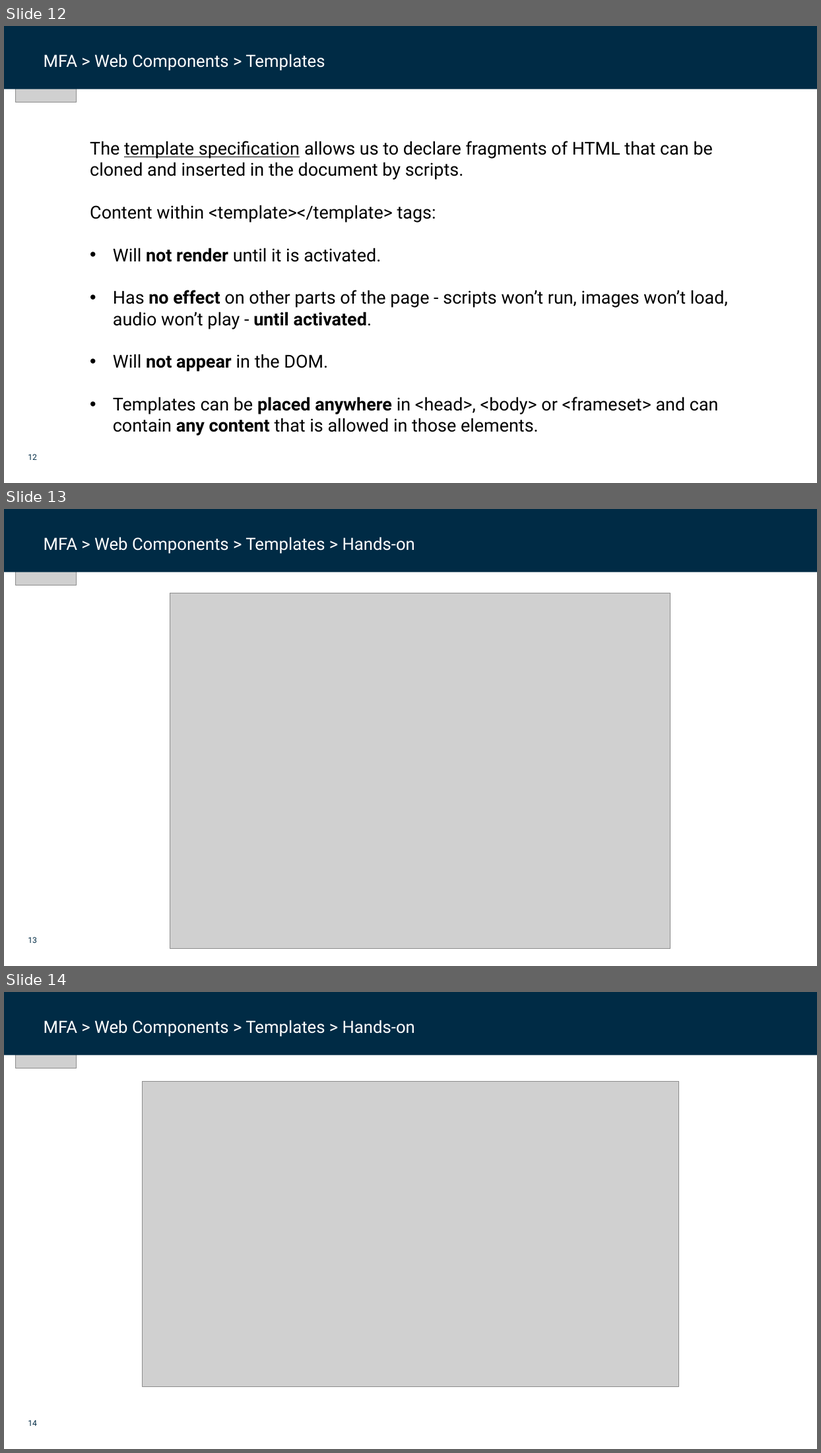
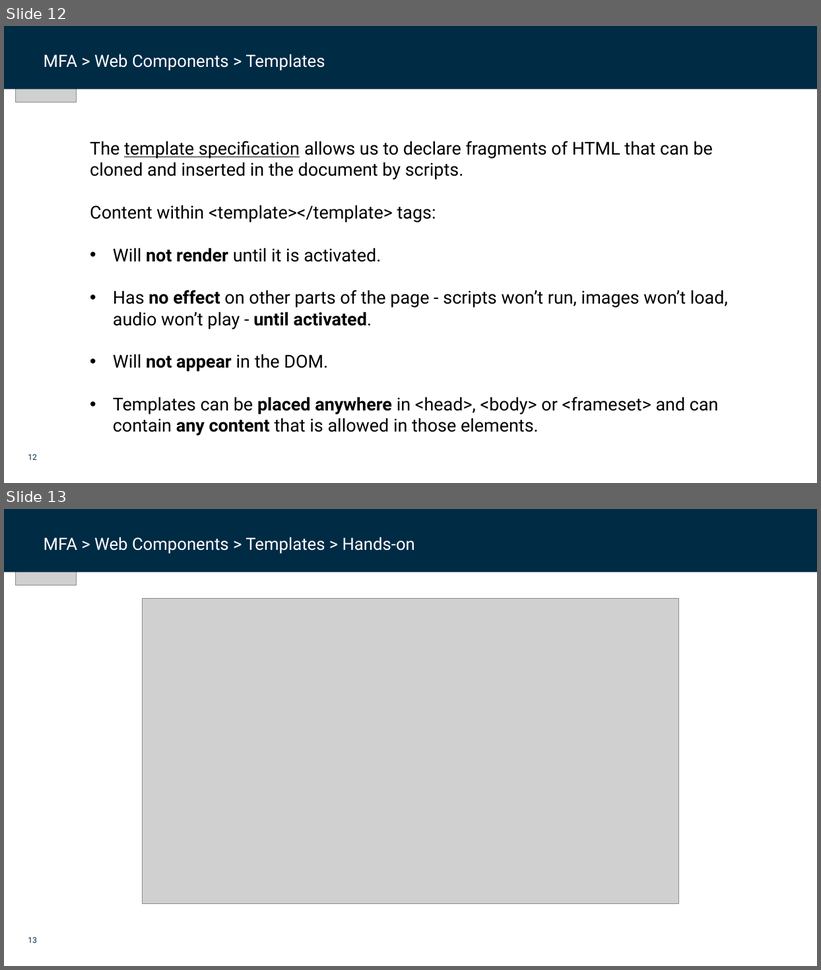
Before and after one commit to dfds/dojo, a slide deck: workshops/micro-frontend-architecture-deep-dive/micro_frontend_architecture_deep_dive.pptx. Shown one above the other, each under a label of ours: slides 12, 13 and 14 before the commit, slides 12 and 13 after it. The pictures are 821x1453 and 821x970 pixels, drawn with LibreOffice and Linux fonts; fonts in the diff are those of the drawing; grey boxes stand for pictures; background and template pictures are left out. Boxes give left, top, right and bottom in pixels: in the first picture for what was removed or moved away, otherwise in the second. Text is boxed around its words. In the diff, an @@ line names an element or a change of style, - is before the commit and + after.

```diff
--- a/workshops/micro-frontend-architecture-deep-dive/micro_frontend_architecture_deep_dive.pptx
+++ b/workshops/micro-frontend-architecture-deep-dive/micro_frontend_architecture_deep_dive.pptx
@@ slide 13 removed at [4, 509, 817, 966], background #FFFFFF; not listed: 1 template element that a slide beside it also shows @@
@@ rectangle removed at [4, 509, 817, 572] @@
@@ picture removed at [16, 509, 77, 586] @@
@@ text removed at [44, 537, 415, 554] @@
-MFA > Web Components > Templates > Hands-on
@@ rectangle removed at [736, 529, 797, 547] @@
@@ picture removed at [170, 593, 670, 949] @@
@@ what was slide 14 is now slide 13 @@
@@ page number at [28, 937, 37, 943]: text changed @@
-14
+13
```
Also in this commit, not shown: 3 other slides removed.
